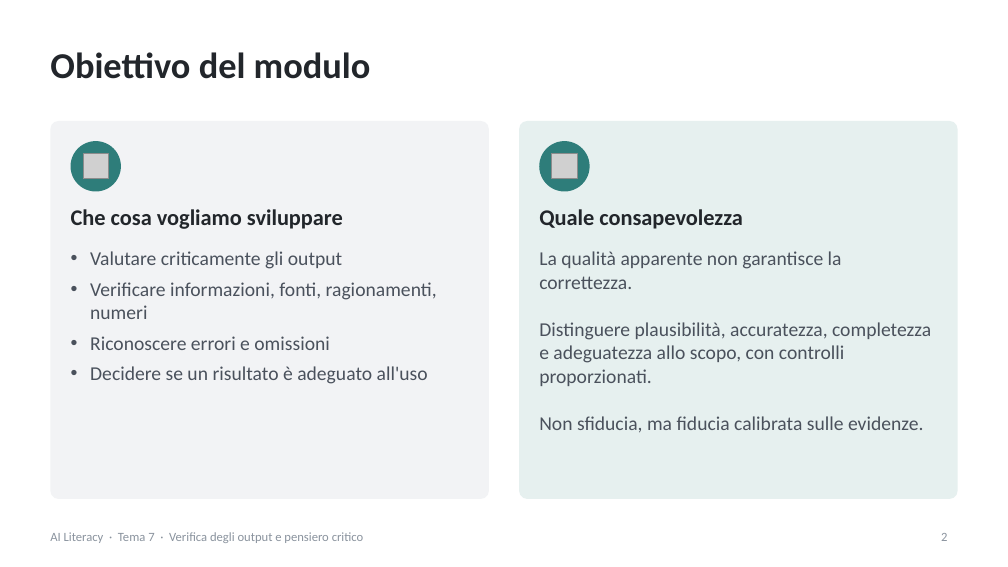
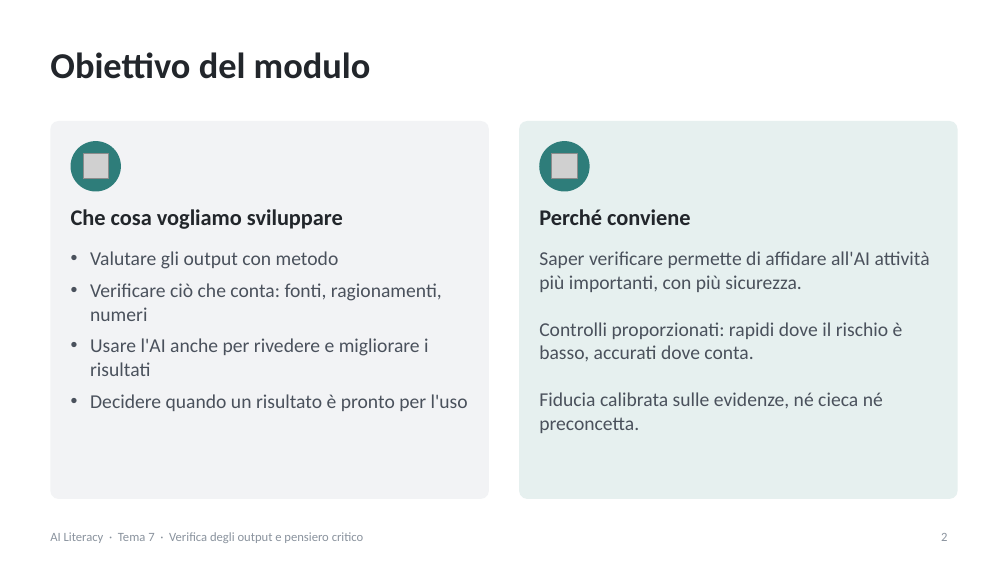
Before and after one commit to NetAi-IT/Formazione-AI-Literacy-Official, a slide deck: slide 2 of Base/Tema7_Verifica_output_pensiero_critico.pptx. Drawn at 1008x567 pixels with LibreOffice and Linux fonts; fonts in the diff are those of the drawing; grey boxes stand for pictures. Boxes give left, top, right and bottom in pixels: in the first picture for what was removed or moved away, otherwise in the second. Text is boxed around its words. In the diff, an @@ line names an element or a change of style, - is before the commit and + after.

```diff
--- a/Base/Tema7_Verifica_output_pensiero_critico.pptx
+++ b/Base/Tema7_Verifica_output_pensiero_critico.pptx
@@ text at [539, 209, 690, 225]: text changed @@
-Quale consapevolezza
+Perché conviene
@@ text at [90, 251, 468, 411]: text changed @@
-• Valutare criticamente gli output
-• Verificare informazioni, fonti, ragionamenti, numeri
-• Riconoscere errori e omissioni
-• Decidere se un risultato è adeguato all'uso
+• Valutare gli output con metodo
+• Verificare ciò che conta: fonti, ragionamenti, numeri
+• Usare l'AI anche per rivedere e migliorare i risultati
+• Decidere quando un risultato è pronto per l'uso
@@ text at [539, 251, 930, 433]: text changed @@
-La qualità apparente non garantisce la correttezza.
-Distinguere plausibilità, accuratezza, completezza e adeguatezza allo scopo, con controlli proporzionati.
-Non sfiducia, ma fiducia calibrata sulle evidenze.
+Saper verificare permette di affidare all'AI attività più importanti, con più sicurezza.
+Controlli proporzionati: rapidi dove il rischio è basso, accurati dove conta.
+Fiducia calibrata sulle evidenze, né cieca né preconcetta.
```
Also in this commit, not shown: 37 other slides changed, 10 slides added, 26 slides removed, 7 other files.
